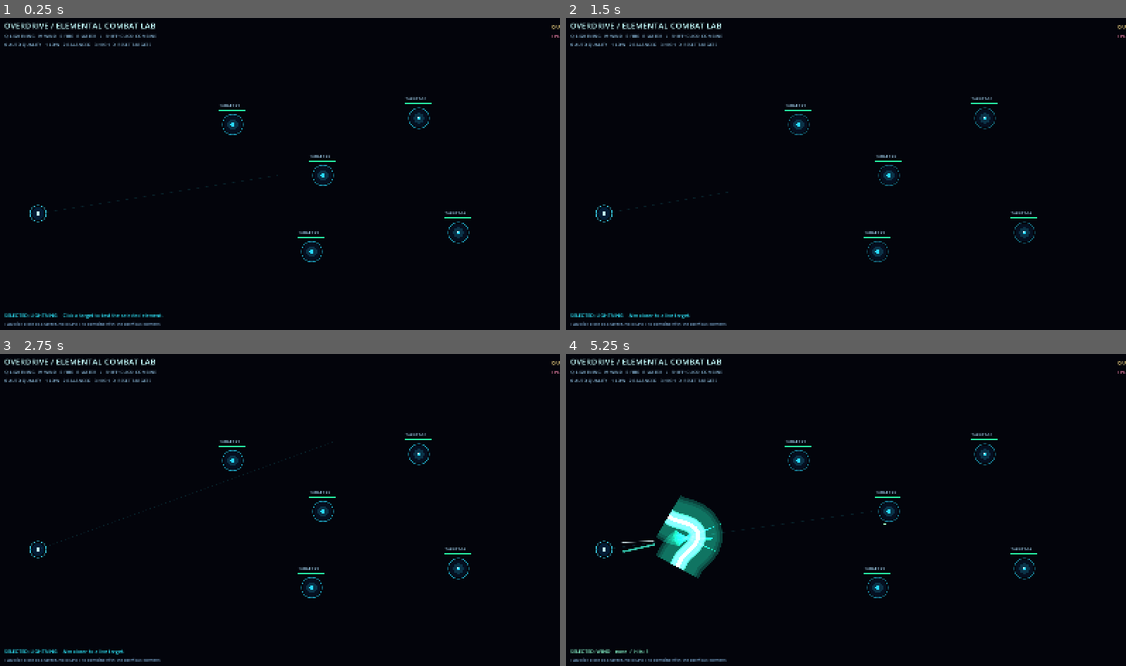
Above: before the commit, frames 1-4 (two rows, left to right).
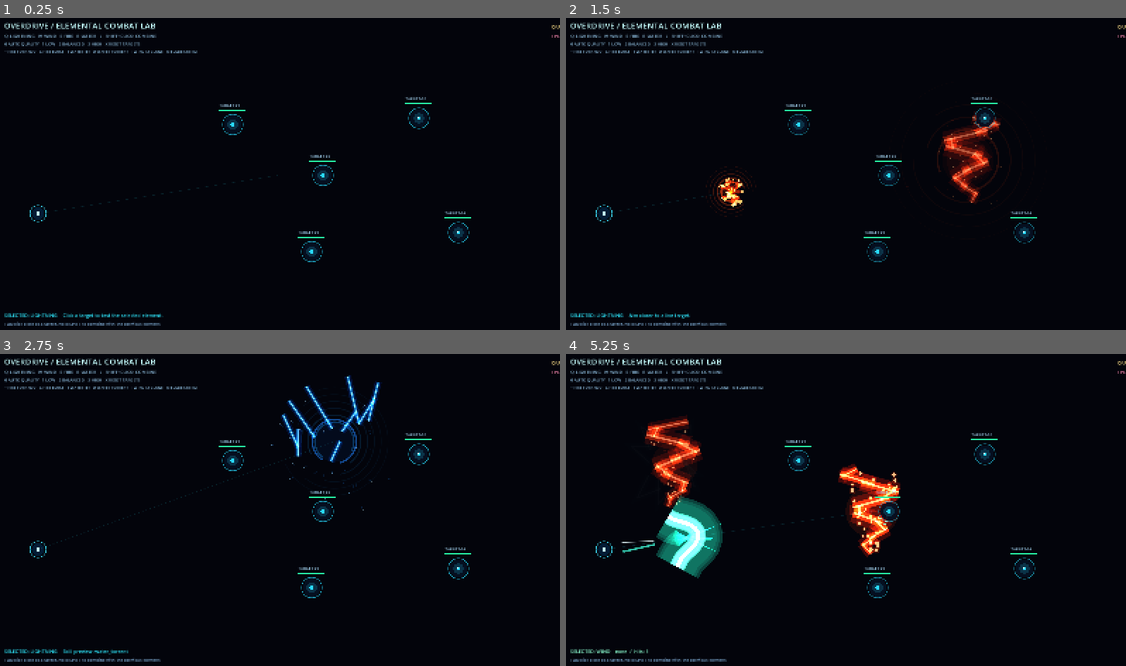
Above: after the commit, the same moments.

Repository: rifatsidik/elemental-overdrive
Game: Godot game, scene res://scenes/elemental_combat_lab.tscn
Same seed, same stepped clock (60 frames per second), same inputs: the game is played once before the commit and once after it. This scene is started directly instead of the project's main scene.
Inputs (mouse positions are in pixels of both pictures, inside the frame that each line leads up to):
- Up to frame 1 (0.25 s): no input
- Up to frame 2 (1.5 s): tap Enter at 0.5 s; move the mouse to (969, 158) at 0.52 s; hold D 0.53-1.28 s; tap T at 0.6 s; click (969, 158) at 0.67 s; tap G at 0.8, 1.35 s; move the mouse to (728, 192) at 1.27 s; hold S from 1.28 s (still down); click (728, 192) at 1.42 s
- Up to frame 3 (2.75 s): tap Y at 1.55, 2.1 s; move the mouse to (336, 441) at 2.02 s; release S at 2.03 s; hold D from 2.03 s (still down); click (336, 441) at 2.17 s; tap U at 2.3 s
- Up to frame 4 (5.25 s): move the mouse to (818, 575) at 2.77 s; release D at 2.78 s; hold W 2.78-3.53 s; tap U at 2.85 s; click (818, 575) at 2.92 s; tap I at 3.05, 3.6 s; move the mouse to (1014, 559) at 3.52 s; hold A 3.53-5.03 s; click (1014, 559) at 3.67 s; tap O at 3.8, 4.35 s; move the mouse to (672, 463) at 4.27 s; click (672, 463) at 4.42 s; tap T at 4.55, 5.1 s; move the mouse to (874, 510) at 5.02 s; hold S from 5.03 s (still down); click (874, 510) at 5.17 s

The runs differ from the first frame. In frame 1, 0.5% of the frame differs, in the area x 0-36%, y 7-12%; in frame 2, 2.5%; in frame 3, 2.0%; in frame 4, 4.0%, in the area x 0-60%, y 7-66%.

Commit message:
Add interactive previews for fire, water, and wind special skills

Diff:
--- a/scripts/lab/elemental_combat_lab.gd
+++ b/scripts/lab/elemental_combat_lab.gd
@@ -114,6 +114,18 @@
 			KEY_3:
 				performance_director.set_adaptive(false)
 				performance_director.set_quality(OverdrivePerformanceDirector.Quality.HIGH)
+			KEY_T:
+				_play_skill(&"fire_tornado")
+			KEY_G:
+				_play_skill(&"fire_burst")
+			KEY_Y:
+				_play_skill(&"water_jet_burst")
+			KEY_U:
+				_play_skill(&"water_torrent")
+			KEY_I:
+				_play_skill(&"wind_cyclone")
+			KEY_O:
+				_play_skill(&"wind_blade_storm")
 			KEY_X:
 				_reset_targets()
 		_update_quality_budgets()
@@ -148,6 +160,12 @@
 	previous_element = selected_element
 	queue_redraw()
 
+func _play_skill(skill_id: StringName) -> void:
+	var skill_position := get_global_mouse_position()
+	var played := router.play_skill(skill_id, skill_position, 1.0)
+	_last_message = "Skill preview: " + String(skill_id) if played else "Skill effect cap reached."
+	queue_redraw()
+
 func _reset_targets() -> void:
 	for dummy in dummies:
 		if not is_instance_valid(dummy):
@@ -181,11 +199,12 @@
 		draw_line(Vector2(x, 0), Vector2(x, size.y), Color(0.10, 0.32, 0.55, 0.12), 1.0)
 	for y in range(0, int(size.y) + 1, 48):
 		draw_line(Vector2(0, y), Vector2(size.x, y), Color(0.10, 0.32, 0.55, 0.12), 1.0)
-	draw_rect(Rect2(Vector2.ZERO, Vector2(size.x, 116.0)), Color(0.012, 0.018, 0.045, 0.98))
-	draw_line(Vector2(0.0, 116.0), Vector2(size.x, 116.0), Color(0.0, 0.85, 1.0, 0.42), 1.0)
+	draw_rect(Rect2(Vector2.ZERO, Vector2(size.x, 132.0)), Color(0.012, 0.018, 0.045, 0.98))
+	draw_line(Vector2(0.0, 132.0), Vector2(size.x, 132.0), Color(0.0, 0.85, 1.0, 0.42), 1.0)
 	draw_string(ThemeDB.fallback_font, Vector2(24.0, 34.0), "OVERDRIVE / ELEMENTAL COMBAT LAB", HORIZONTAL_ALIGNMENT_LEFT, -1.0, 23, Color("#c7ffff"))
 	draw_string(ThemeDB.fallback_font, Vector2(25.0, 60.0), "Q LIGHTNING   W WIND   E FIRE   R WATER   /   SHIFT+CLICK: COMBINE", HORIZONTAL_ALIGNMENT_LEFT, -1.0, 13, Color("#8bb9d9"))
-	draw_string(ThemeDB.fallback_font, Vector2(25.0, 84.0), "0 AUTO QUALITY   1 LOW   2 BALANCED   3 HIGH   X RESET TARGETS", HORIZONTAL_ALIGNMENT_LEFT, -1.0, 13, Color("#8bb9d9"))
+	draw_string(ThemeDB.fallback_font, Vector2(25.0, 82.0), "0 AUTO QUALITY   1 LOW   2 BALANCED   3 HIGH   X RESET TARGETS", HORIZONTAL_ALIGNMENT_LEFT, -1.0, 12, Color("#8bb9d9"))
+	draw_string(ThemeDB.fallback_font, Vector2(25.0, 103.0), "T FIRE TORNADO   G FIRE BURST   Y WATER JET   U WATER TORRENT   I WIND CYCLONE   O BLADE STORM", HORIZONTAL_ALIGNMENT_LEFT, -1.0, 11, Color("#8bb9d9"))
 	draw_string(ThemeDB.fallback_font, Vector2(size.x - 24.0, 34.0), "QUALITY: " + performance_director.quality_label(), HORIZONTAL_ALIGNMENT_RIGHT, -1.0, 15, Color("#ffe18a"))
 	draw_string(ThemeDB.fallback_font, Vector2(size.x - 24.0, 59.0), "FPS %03d  /  %.1f ms  /  FX %02d" % [int(round(performance_director.fps_average)), performance_director.frame_time_ms, router.get_child_count()], HORIZONTAL_ALIGNMENT_RIGHT, -1.0, 12, Color("#ff8ab4"))
 	draw_line(caster.position, get_global_mouse_position(), Color(0.18, 0.92, 1.0, 0.12), 1.0, true)
